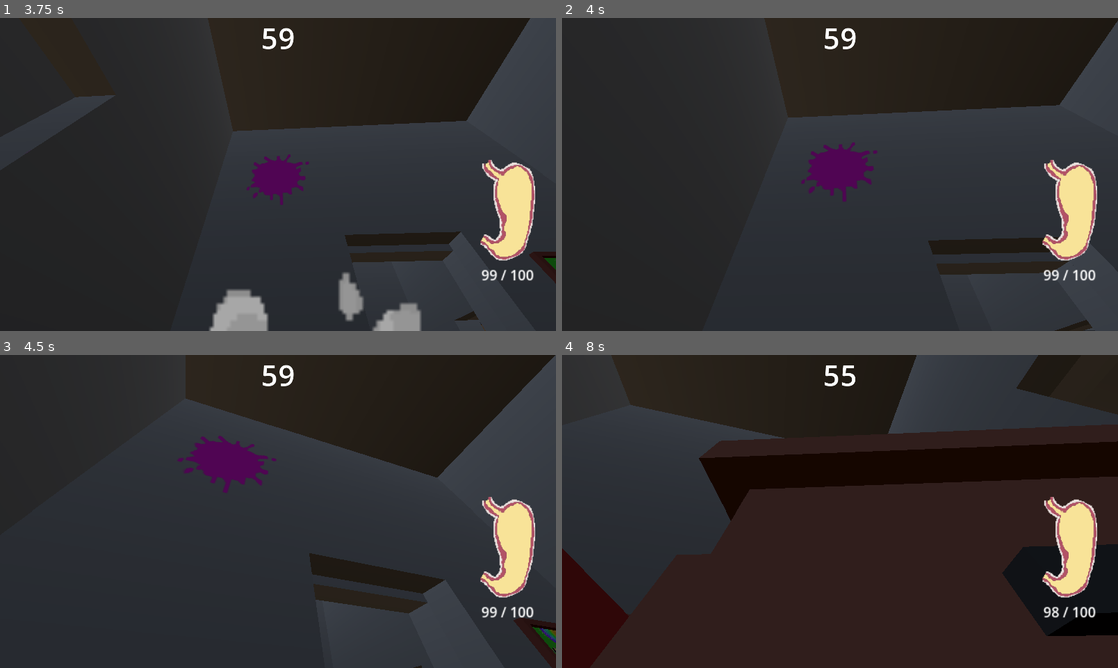
Above: before the commit, frames 1-4 (two rows, left to right).
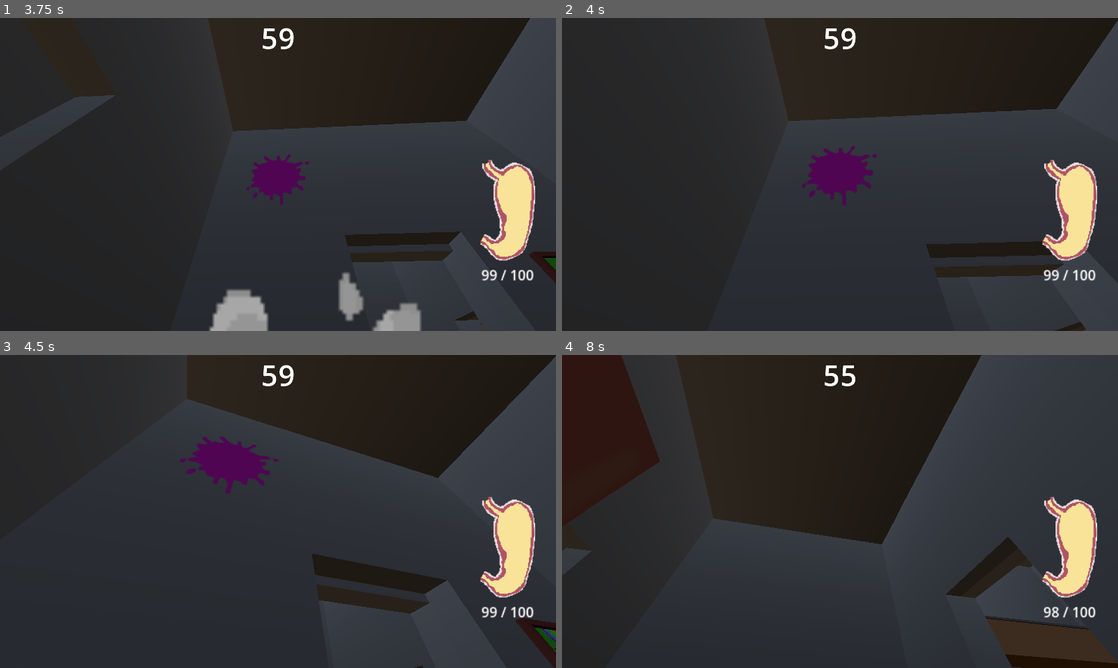
Above: after the commit, the same moments.

Repository: Tihusphere/Puke-Party
Game: Godot game, scene res://Scenes/Screens/title.tscn
Same seed, same stepped clock (60 frames per second), same inputs: the game is played once before the commit and once after it.
Inputs (mouse positions are in pixels of both pictures, inside the frame that each line leads up to):
- Up to frame 1 (3.75 s): click "PLAY" at 0.5 s; tap Enter at 1.25 s; move the mouse to (305, 174) at 1.27 s; hold Ctrl (crawl) 1.28-2.03 s; hold W (forward) from 1.28 s (still down); click (305, 174) at 1.42 s; tap Space (jump) at 1.52, 1.55, 1.82, 2.1, 2.27, 2.57, 3.05 s; move the mouse to (250, 174) at 2.02 s; tap Ctrl (crawl) at 2.3 s; move the mouse to (289, 168) at 2.77 s; hold Ctrl (crawl) 2.78-3.53 s; move the mouse to (272, 180) at 3.52 s; click (272, 180) at 3.6 s
- Up to frame 2 (4 s): keep holding W (forward); tap Space (jump) at 3.77 s; tap Ctrl (crawl) at 3.8 s
- Up to frame 3 (4.5 s): keep holding W (forward); tap Space (jump) at 4.07 s; move the mouse to (316, 514) at 4.27 s; hold Ctrl (crawl) from 4.28 s (still down)
- Up to frame 4 (8 s): tap Space (jump) at 4.52, 4.55, 4.82, 5.1, 5.27, 5.57, 6.05, 6.77, 7.07, 7.52, 7.55, 7.82 s; move the mouse to (795, 508) at 5.02 s; release Ctrl (crawl) at 5.03 s; tap Ctrl (crawl) at 5.3, 6.8 s; move the mouse to (845, 511) at 5.77 s; hold Ctrl (crawl) 5.78-6.53 s; click (845, 511) at 5.92 s; move the mouse to (817, 505) at 6.52 s; release W (forward) at 6.53 s; hold D (right) 6.53-7.28 s; click (817, 505) at 6.6 s; move the mouse to (867, 511) at 7.27 s; hold W (forward) from 7.28 s (still down); hold Ctrl (crawl) from 7.28 s (still down)

Frame 1 is identical in both runs. In frame 2, 1.9% of the frame differs, in the area x 40-100%, y 1-100%; in frame 3, 0.5%; in frame 4, 53%, in the area x 0-100%, y 0-100%.

Commit message:
Fix crouch speed glitch

Diff:
--- a/Scripts/Player/player_controller.gd
+++ b/Scripts/Player/player_controller.gd
@@ -22,7 +22,8 @@
 @onready var animation_player: AnimationPlayer = $AnimationPlayer
 @onready var ray_cast: RayCast3D = $RayCast3D
 
-const CRAWL_BUFFER := 2.0
+const WALK_SPEED := 5.0
+const CRAWL_SPEED := 3.0
 
 func detect_overhead_collision() -> void:
 	if not ray_cast.is_colliding():
@@ -35,13 +36,13 @@
 				animation_player.play("CrawlingToStanding")
 			walking_collision.set_disabled(false)
 			crawling_collision.set_disabled(true)
-			GAMEMANAGER.changePlayerSpeed(CRAWL_BUFFER) # increases by 2
+			GAMEMANAGER.setPlayerSpeed(WALK_SPEED)
 		PlayerState.CRAWLING:
 			if (player_state == PlayerState.WALKING):
 				animation_player.play("StandingToCrawling")
 			walking_collision.set_disabled(true)
 			crawling_collision.set_disabled(false)
-			GAMEMANAGER.changePlayerSpeed(-CRAWL_BUFFER) # lowers by 2
+			GAMEMANAGER.setPlayerSpeed(CRAWL_SPEED)
 	player_state = state
 
 func _input(_event: InputEvent) -> void:
--- a/Scripts/Resources/pickup_controller.gd
+++ b/Scripts/Resources/pickup_controller.gd
@@ -8,8 +8,8 @@
 
 const FOOD_INCREASE: int = 10
 const RADIUS_INCREASE: int = 5
-const JUMP_INCREASE: float = 2.0
-const SPEED_INCREASE: float = 2.0
+const SPEED_INCREASE: float = 7.0
+const JUMP_INCREASE: float = 8.0
 
 const COOLDOWN: int = 10
 
@@ -52,8 +52,8 @@
 			GAMEMANAGER.score += 10
 			print("radius increased!!")
 		Buff.AGILITY:
-			GAMEMANAGER.changePlayerJump(JUMP_INCREASE)
-			GAMEMANAGER.changePlayerSpeed(SPEED_INCREASE)
+			GAMEMANAGER.setPlayerJump(JUMP_INCREASE)
+			GAMEMANAGER.setPlayerSpeed(SPEED_INCREASE)
 			print("agility increased!!")
 			GAMEMANAGER.score += 20
 		Buff.RAINBOW:
--- a/Scripts/Singletons/GAMEMANAGER.gd
+++ b/Scripts/Singletons/GAMEMANAGER.gd
@@ -77,14 +77,14 @@
 func changeRadius(size: int = 5):
 	pass
 
-func changePlayerSpeed(new_speed: float) -> void:
-	speed += new_speed
+func setPlayerSpeed(new_speed: float) -> void:
+	speed = new_speed
 
 func getPlayerSpeed() -> float:
 	return speed
 
-func changePlayerJump(new_jump: float) -> void:
-	jump += new_jump
+func setPlayerJump(new_jump: float) -> void:
+	jump = new_jump
 
 func getPlayerJump() -> float:
 	return jump
